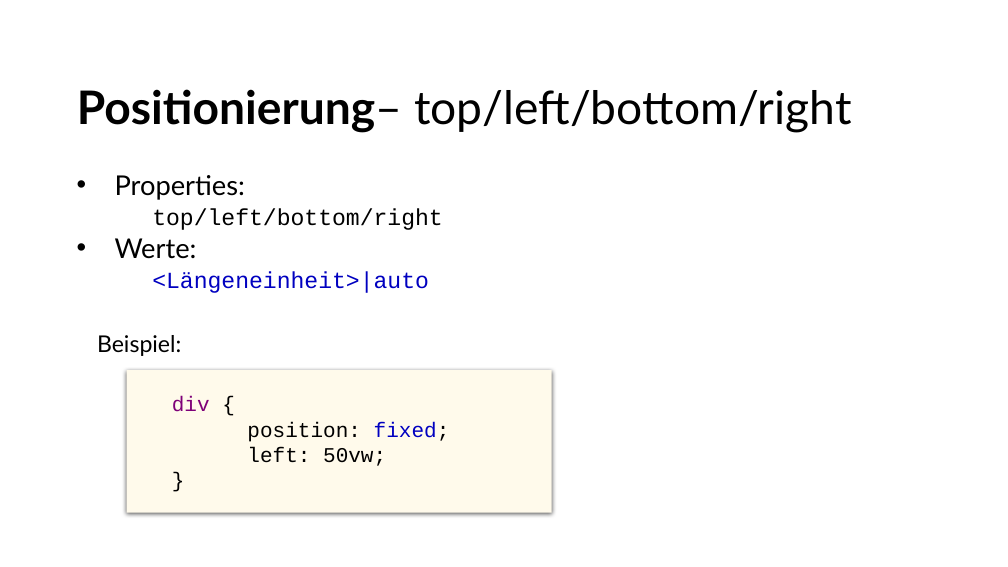
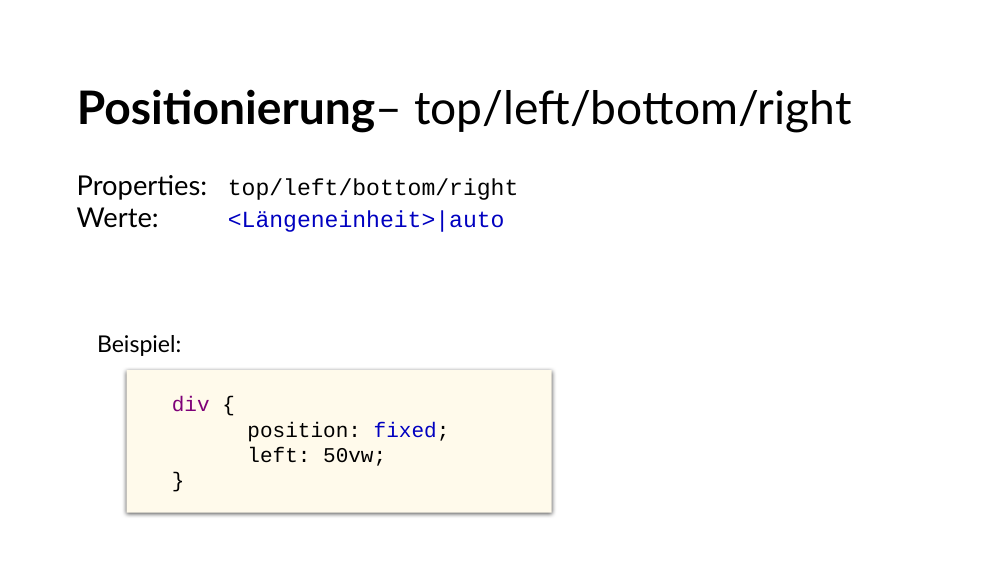
Before and after one commit to betera/css_layout, a slide deck: slide 18 of CSS_Layout.pptx. Drawn at 1008x567 pixels with LibreOffice and Linux fonts; fonts in the diff are those of the drawing; background and template pictures are left out. Boxes give left, top, right and bottom in pixels: in the first picture for what was removed or moved away, otherwise in the second. Text is boxed around its words. In the diff, an @@ line names an element or a change of style, - is before the commit and + after.

```diff
--- a/CSS_Layout.pptx
+++ b/CSS_Layout.pptx
@@ text at bbox=[77, 175, 518, 232]: text changed @@
-• Properties:
-top/left/bottom/right
-• Werte:
-<Längeneinheit>|auto
+Properties: top/left/bottom/right
+Werte: <Längeneinheit>|auto
```
Also in this commit, not shown: 17 other slides changed, 11 slides added, 20 other files.
